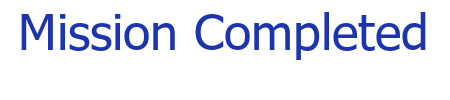
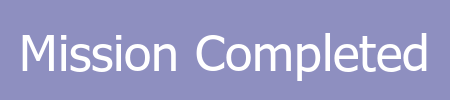
Layered file, before and after one edit (450 × 100). Changes by layer:
painted on "Mission Completed" over [21, 12, 427, 81]
added layer "New Layer #1" (50%) above "New Layer" over [0, 0, 450, 100]
